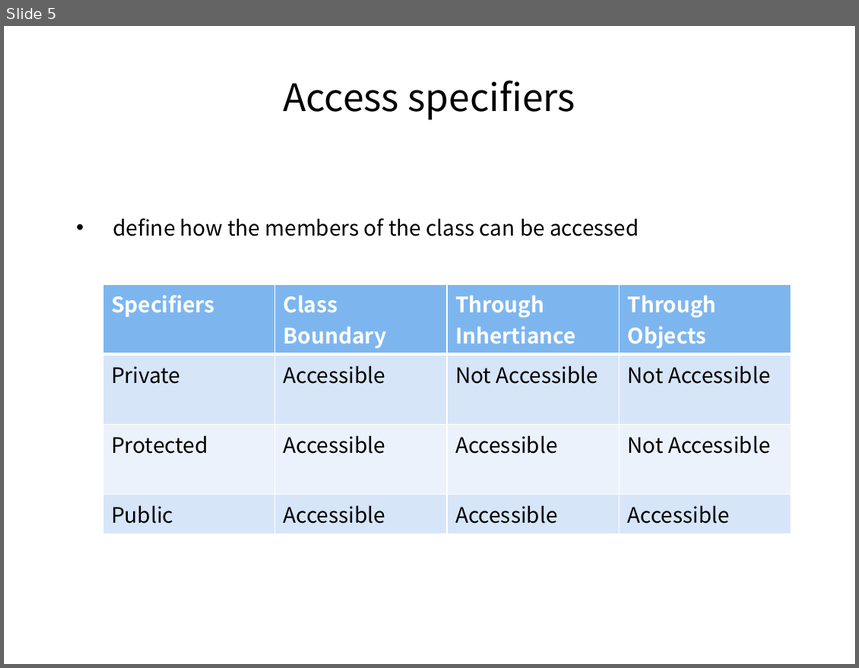
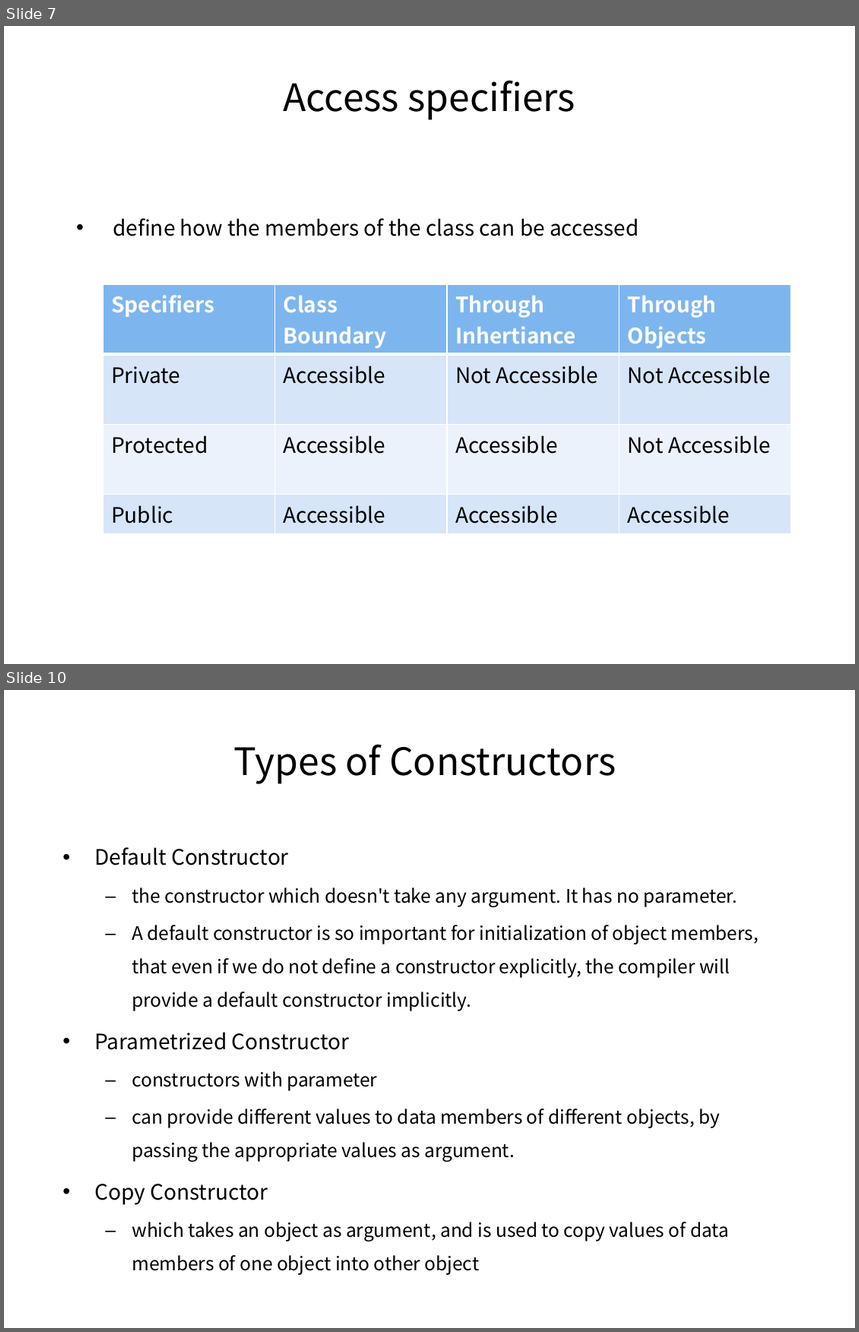
Before and after one commit to pankajfri/Training-Materials, a slide deck: Objected Oriented Programming Concepts Using C++ & Data Structures/Session-2.pptx. Shown one above the other, each under a label of ours: slide 5 before the commit, slides 7 and 10 after it; the slides between them are not shown. The pictures are 859x668 and 859x1332 pixels, drawn with LibreOffice and Linux fonts; fonts in the diff are those of the drawing. Boxes give left, top, right and bottom in pixels: in the first picture for what was removed or moved away, otherwise in the second. Text is boxed around its words. In the diff, an @@ line names an element or a change of style, - is before the commit and + after.

```diff
--- a/Objected Oriented Programming Concepts Using C++ & Data Structures/Session-2.pptx
+++ b/Objected Oriented Programming Concepts Using C++ & Data Structures/Session-2.pptx
@@ slide 10 added at (4,690,855,1328), background #FFFFFF @@
@@ title added at (234,744,616,784), 32 pt, text #000000 @@
+Types of Constructors
@@ text added at (94,847,759,1242), 15.8 pt, text #000000 @@
+• Default Constructor
+  – the constructor which doesn't take any argument. It has no parameter.
+  – A default constructor is so important for initialization of object members, that even if we do not define a constructor explicitly, the compiler will provide a default constructor implicitly.
+• Parametrized Constructor
+  – constructors with parameter
+  – can provide different values to data members of different objects, by passing the appropriate values as argument.
+• Copy Constructor
+  – which takes an object as argument, and is used to copy values of data members of one object into other object
@@ what was slide 5 is now slide 7 @@
```
Also in this commit, not shown: 3 slides changed, 9 other slides added, 6 slides removed, 26 other files.
